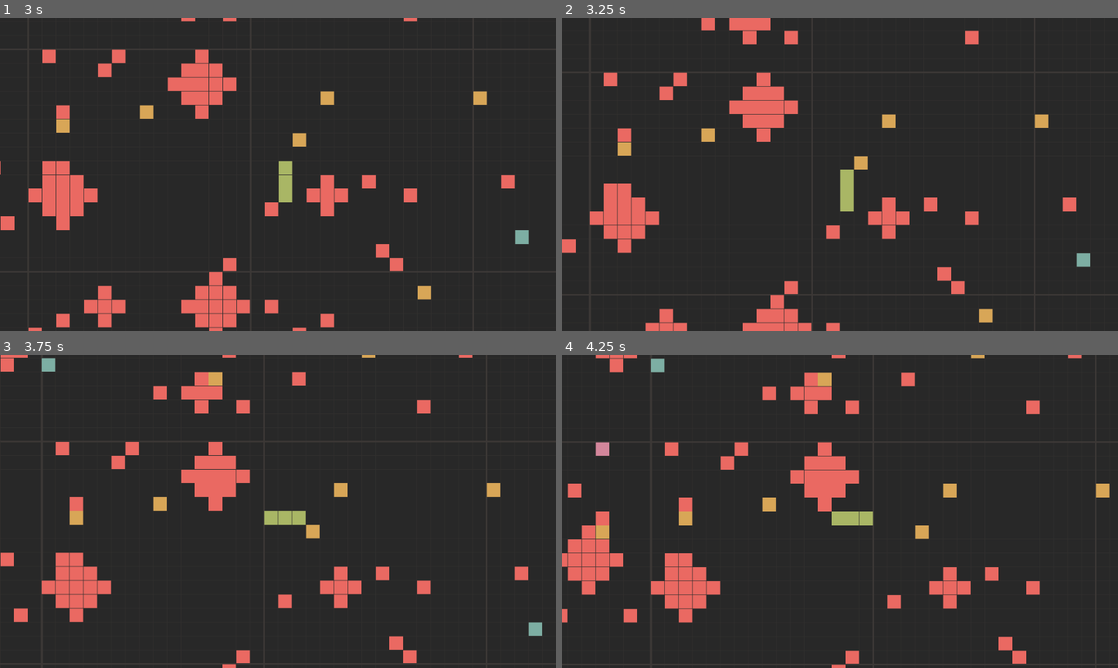
Above: before the commit, frames 1-4 (two rows, left to right).
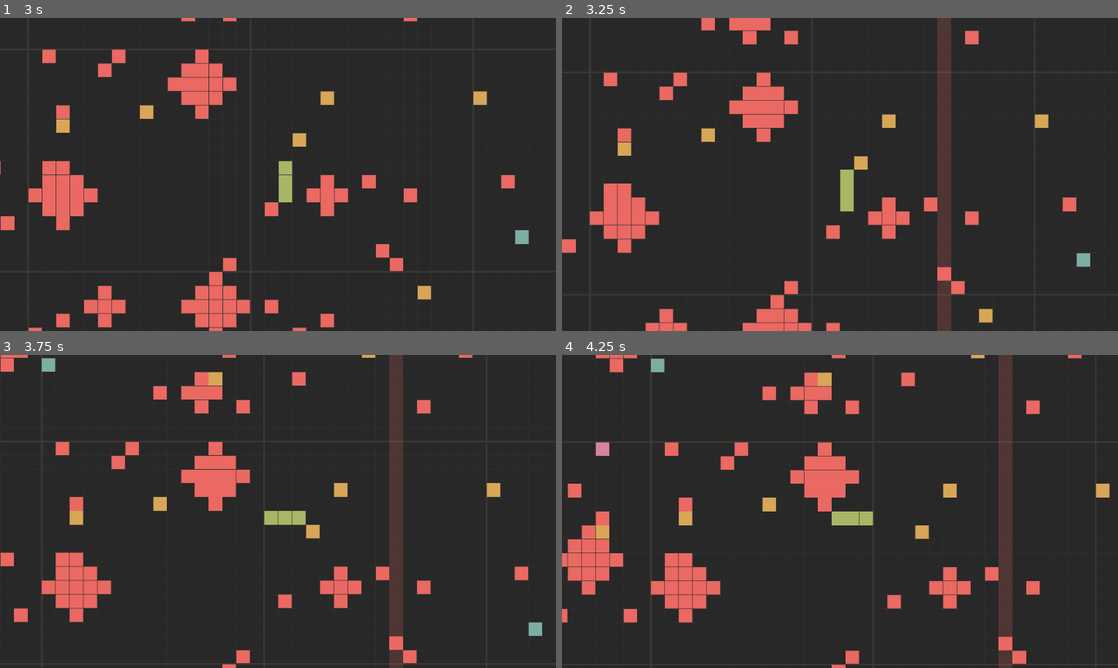
Above: after the commit, the same moments.

Repository: Shh37/Serbent
Game: Godot game, scene res://scenes/Main.tscn
The game is run twice, just before and just after one commit, with the same random seed, the same clock (stepped at 60 frames per second) and the same inputs.
Inputs:
- Up to frame 1 (3 s): hold Right (ui_right) 0.53-1.28 s; hold Down (ui_down) 1.28-2.03 s; hold Right (ui_right) 2.03-2.78 s; hold Up (ui_up) from 2.78 s (still down)
- Up to frame 2 (3.25 s): keep holding Up (ui_up)
- Up to frame 3 (3.75 s): release Up (ui_up) at 3.53 s; hold Left (ui_left) from 3.53 s (still down)
- Up to frame 4 (4.25 s): keep holding Left (ui_left)

Frame 1 is identical in both runs. In frame 2, 2.4% of the frame differs, in the area x 67-70%, y 0-100%; in frame 3, 2.4%; in frame 4, 2.4%.

Commit message:
feat: ビームの追加

Diff:
--- /dev/null
+++ b/scripts/Beam.gd
@@ -0,0 +1,104 @@
+extends Node2D
+class_name Beam
+
+enum Orientation { HORIZONTAL, VERTICAL }
+
+var orientation: Orientation
+var global_grid_index: int # Global grid coordinate
+var warning_time = 2.0
+var active_time = 0.5
+var timer = 0.0
+var is_active = false
+var flicker_speed = 0.1
+var flicker_timer = 0.0
+var show_warning = true
+
+func setup(p_orientation: Orientation, p_index: int):
+	orientation = p_orientation
+	global_grid_index = p_index
+	timer = warning_time
+	queue_redraw()
+
+func _process(delta):
+	timer -= delta
+
+	if not is_active:
+		flicker_timer += delta
+		if flicker_timer >= flicker_speed:
+			flicker_timer = 0.0
+			show_warning = !show_warning
+			queue_redraw()
+
+		if timer <= 0:
+			activate_beam()
+	else:
+		if timer <= 0:
+			deactivate_beam()
+
+func activate_beam():
+	is_active = true
+	timer = active_time
+	show_warning = true
+	queue_redraw()
+
+	# Check collision immediately when activated
+	check_collision()
+
+func deactivate_beam():
+	# Beam finished, remove it
+	var world = get_parent()
+	if world.has_method("unregister_beam"):
+		world.unregister_beam(self)
+	queue_free()
+
+func check_collision():
+	var world = get_parent()
+	var snake = world.get_parent().get_node("Snake")
+	if snake and snake.has_method("cut_snake"):
+		# Find all body parts that intersect with this beam
+		var body = snake.body
+		for i in range(body.size()):
+			var pos = body[i]
+
+			if orientation == Orientation.HORIZONTAL:
+				if pos.y == global_grid_index:
+					snake.cut_snake(i)
+					break # Only cut at the first intersection from the head
+			else:
+				if pos.x == global_grid_index:
+					snake.cut_snake(i)
+					break
+
+func _draw():
+	var cell_size = GameConstants.CELL_SIZE
+	var color = GameConstants.COLOR_DANGER
+
+	# Get player position to center the beam span
+	var world = get_parent()
+	var snake = world.get_parent().get_node("Snake")
+	var center = snake.position if snake else Vector2.ZERO
+
+	# Drawing range (enough to cover the screen)
+	var span = 5000
+
+	if is_active:
+		# Draw the actual beam
+		var rect: Rect2
+		if orientation == Orientation.HORIZONTAL:
+			rect = Rect2(center.x - span/2, global_grid_index * cell_size, span, cell_size)
+		else:
+			rect = Rect2(global_grid_index * cell_size, center.y - span/2, cell_size, span)
+
+		draw_rect(rect, color)
+	elif show_warning:
+		# Draw warning block (faint red)
+		var warning_color = color
+		warning_color.a = 0.2
+
+		var rect: Rect2
+		if orientation == Orientation.HORIZONTAL:
+			rect = Rect2(center.x - span/2, global_grid_index * cell_size, span, cell_size)
+		else:
+			rect = Rect2(global_grid_index * cell_size, center.y - span/2, cell_size, span)
+
+		draw_rect(rect, warning_color)
--- a/scripts/Chunk.gd
+++ b/scripts/Chunk.gd
@@ -138,3 +138,6 @@
 			if abs(x) + abs(y) <= radius:
 				offsets.append(Vector2i(x, y))
 	return offsets
+
+func _exit_tree():
+	pass
--- a/scripts/Snake.gd
+++ b/scripts/Snake.gd
@@ -85,8 +85,28 @@
 		# Normal move, remove tail
 		body.pop_back()
 
+	# Check for beam collision (if any beam is currently active)
+	# This is for when the snake MOVES into an already active beam
+	# But beams are usually instantaneous. Let's check anyway.
+	if world.has_method("check_beam_collision"):
+		world.check_beam_collision(self)
+
 	update_position_from_grid()
 	queue_redraw()
+
+func cut_snake(cut_index: int):
+	if cut_index == 0:
+		game_over()
+		return
+
+	if cut_index > 0 and cut_index < body.size():
+		var segments_lost = body.size() - cut_index
+		# Keep only the part before the cut (head is at index 0)
+		body = body.slice(0, cut_index)
+		# Spec: Score reduction (number of segments lost)
+		score = max(0, score - segments_lost)
+		print("Snake cut! Lost ", segments_lost, " segments. New score: ", score)
+		queue_redraw()
 
 func update_position_from_grid():
 	# Centering the camera/pivot on the head
--- a/scripts/World.gd
+++ b/scripts/World.gd
@@ -7,12 +7,42 @@
 var view_distance = 2 # Number of chunks around player
 var points = {} # Vector2i (global) -> Point node
 var thorns = {} # Vector2i (global) -> Thorn node
+var active_beams = [] # Array of Beam nodes
+var beam_timer = 0.0
+var next_beam_time = 3.0 # First beam after 3 seconds
 
 func _process(_delta):
 	if not player:
 		return
 
+
 	update_chunks()
+	update_beam_spawning(_delta)
+
+func update_beam_spawning(delta):
+	beam_timer += delta
+	if beam_timer >= next_beam_time:
+		beam_timer = 0.0
+		next_beam_time = randf_range(4.0, 8.0) # Spawn every 4-8 seconds
+		spawn_random_beam()
+
+func spawn_random_beam():
+	if not player:
+		return
+
+	# Pick a global grid index near the player
+	var player_grid_pos = Vector2i(player.position / GameConstants.CELL_SIZE)
+	var offset = randi_range(-8, 8) # Within 8 cells of player
+
+	var beam = Node2D.new()
+	beam.set_script(load("res://scripts/Beam.gd"))
+	add_child(beam)
+
+	var orientation = Beam.Orientation.HORIZONTAL if randf() > 0.5 else Beam.Orientation.VERTICAL
+	var global_index = (player_grid_pos.y if orientation == Beam.Orientation.HORIZONTAL else player_grid_pos.x) + offset
+
+	beam.setup(orientation, global_index)
+	register_beam(beam)
 
 func register_point(global_pos: Vector2i, point_node: Node):
 	points[global_pos] = point_node
@@ -30,6 +60,25 @@
 
 func has_thorn(global_pos: Vector2i) -> bool:
 	return thorns.has(global_pos)
+
+func register_beam(beam_node: Node):
+	active_beams.append(beam_node)
+
+func unregister_beam(beam_node: Node):
+	active_beams.erase(beam_node)
+
+func check_beam_collision(snake: Node):
+	for beam in active_beams:
+		if beam.is_active:
+			var body = snake.body
+			var pos = body[0] # Head
+
+			if beam.orientation == Beam.Orientation.HORIZONTAL:
+				if pos.y == beam.global_grid_index:
+					snake.cut_snake(1)
+			else:
+				if pos.x == beam.global_grid_index:
+					snake.cut_snake(1)
 
 func update_chunks():
 	var player_grid_pos = Vector2i(
Not shown, added: scripts/Beam.gd.uid
